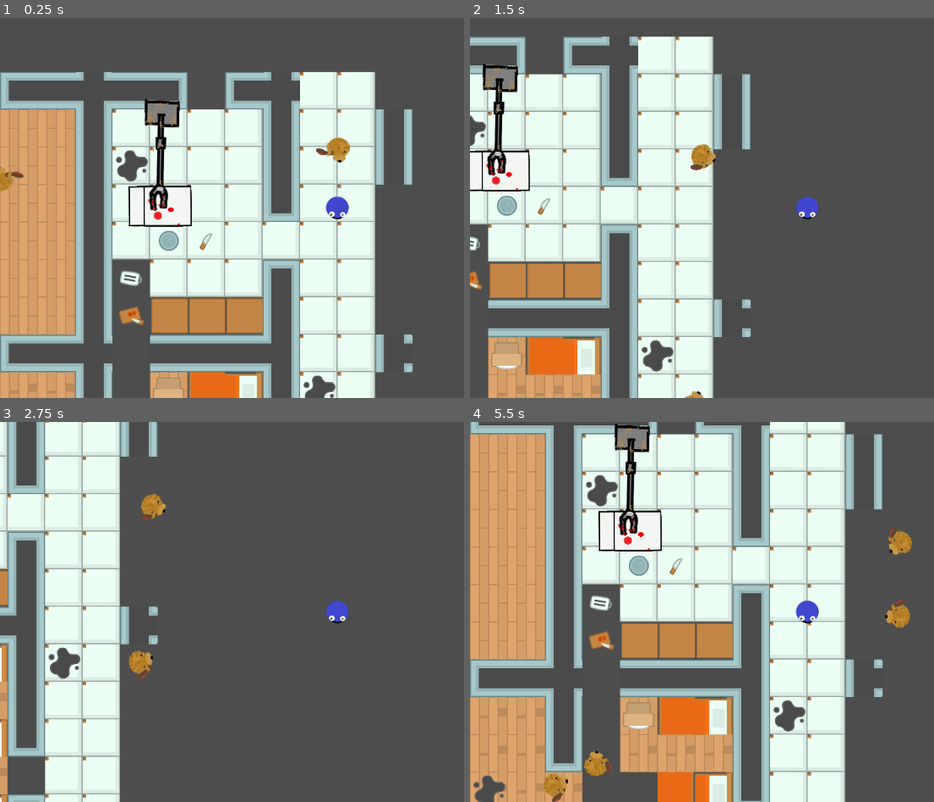
Above: before the commit, frames 1-4 (two rows, left to right).
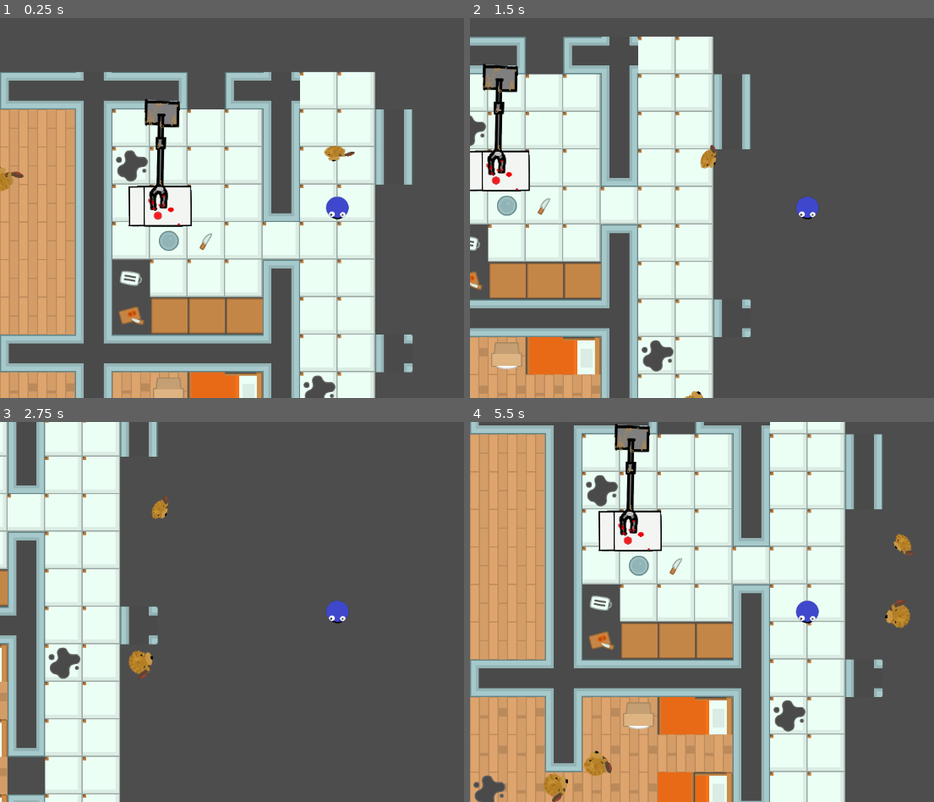
Above: after the commit, the same moments.

Repository: Tvorba-her-v-pohybu/cookie-monster
Game: Godot game, scene res://main.tscn
Same seed, same stepped clock (60 frames per second), same inputs: the game is played once before the commit and once after it.
Inputs:
- Up to frame 1 (0.25 s): no input
- Up to frame 2 (1.5 s): hold Right (ui_right) 0.53-1.28 s; hold Down (ui_down) from 1.28 s (still down)
- Up to frame 3 (2.75 s): release Down (ui_down) at 2.03 s; hold Right (ui_right) from 2.03 s (still down)
- Up to frame 4 (5.5 s): release Right (ui_right) at 2.78 s; hold Up (ui_up) 2.78-3.53 s; hold Left (ui_left) 3.53-5.03 s; hold Down (ui_down) from 5.03 s (still down)

The runs differ from the first frame. In frame 1, 1.2% of the frame differs, in the area x 24-77%, y 31-100%; in frame 2, 1.1%; in frame 3, 0.3%; in frame 4, 3.2%, in the area x 24-96%, y 27-100%.

Commit message:
utok obr

Diff:
--- a/godot_project/main.tscn
+++ b/godot_project/main.tscn
@@ -7600,7 +7600,7 @@
 
 [node name="TileMapLayer2" type="TileMapLayer" parent="NavigationRegion2D"]
 position = Vector2(-1, 5)
-tile_map_data = PackedByteArray("AAD1/w0AAAAYABIAAAD1/w4AAAA …(911 unchanged characters)… AXAAIAAADl//P/AAAXAAIAAADm//P/AAAXAAIAAAA=")
+tile_map_data = PackedByteArray("AAD1/w0AAAAYABIAAAD1/w4AAAA …(911 unchanged characters)… AXAAIAAADl//P/AAAXAAIAAADm//P/AAAXAAIAAAD7/woAAAARAAMAAAD7/wkAAAARAAMAAAD7/wgAAAARAAMAAAD6/wgAAAARAAMAAAD6/wcAAAARAAMAAAD6/wYAAAARAAMAAAD7/wsAAAALAAoAAAD6/wUAAAALAAoAAAA=")
 tile_set = SubResource("TileSet_lmocr")
 
 [node name="CharacterBody2D" type="CharacterBody2D" parent="NavigationRegion2D"]
@@ -7619,6 +7619,8 @@
 [node name="Camera2D" type="Camera2D" parent="NavigationRegion2D/CharacterBody2D"]
 
 [node name="Enemy" parent="NavigationRegion2D" node_paths=PackedStringArray("target") instance=ExtResource("4_ca23p")]
+position = Vector2(-6, 5)
+scale = Vector2(0.624096, -0.88108)
 target = NodePath("../CharacterBody2D")
 
 [node name="Enemy2" parent="NavigationRegion2D" node_paths=PackedStringArray("target") instance=ExtResource("4_ca23p")]
Not shown, added: utok.png
